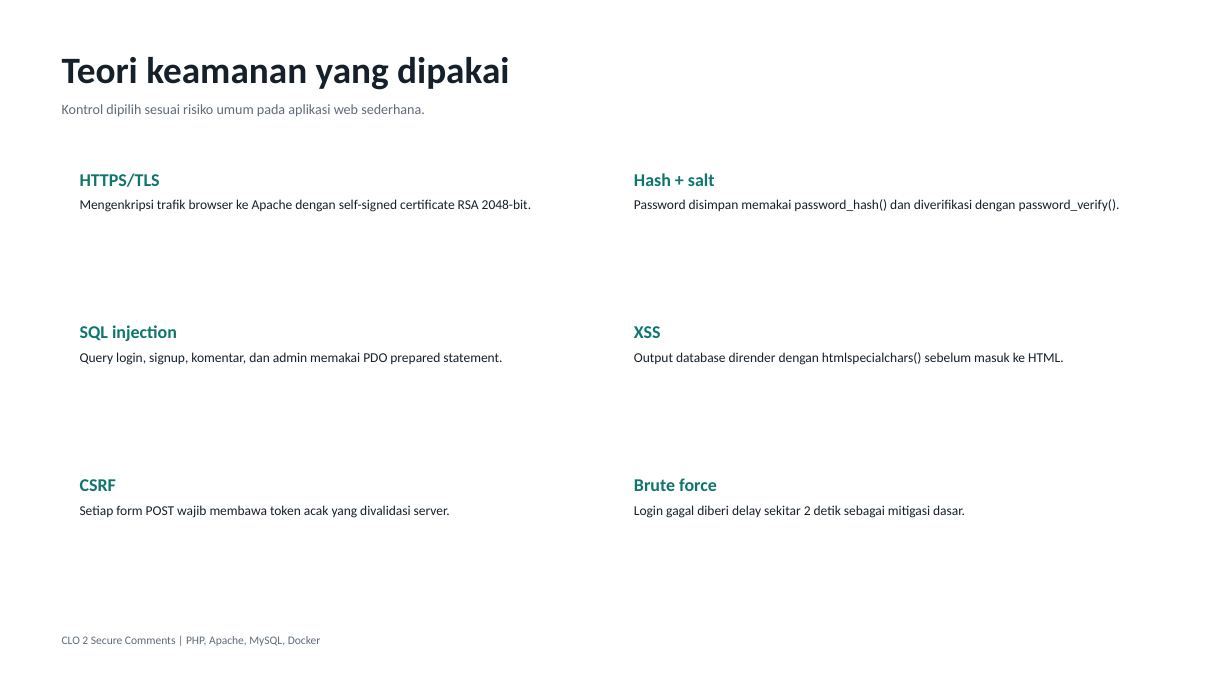
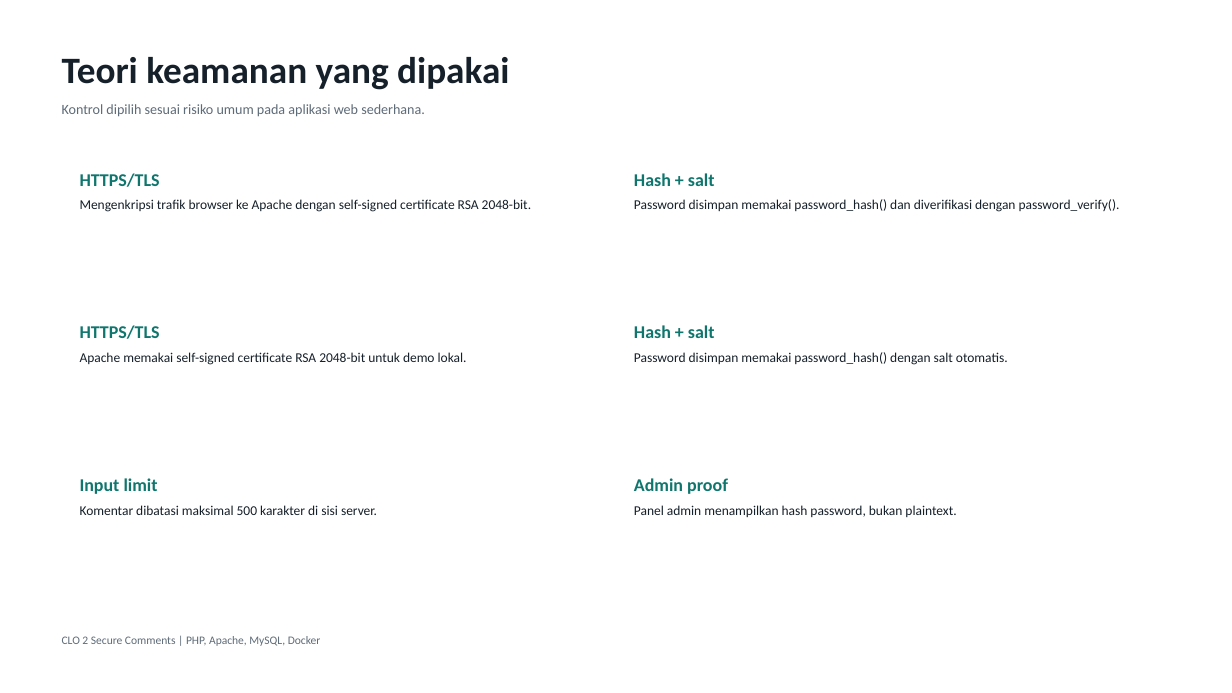
Before and after one commit to ArdeezYy/mawang_clo2, a slide deck: slide 3 of presentation/output/CLO2_Secure_Comments.pptx. Drawn at 1232x693 pixels with LibreOffice and Linux fonts; fonts in the diff are those of the drawing. Boxes give left, top, right and bottom in pixels: in the first picture for what was removed or moved away, otherwise in the second. Text is boxed around its words. In the diff, an @@ line names an element or a change of style, - is before the commit and + after.

```diff
--- a/presentation/output/CLO2_Secure_Comments.pptx
+++ b/presentation/output/CLO2_Secure_Comments.pptx
@@ text at (80, 325, 160, 339): text changed @@
-SQL injection
+HTTPS/TLS
@@ text at (634, 325, 715, 338): text changed @@
-XSS
+Hash + salt
@@ text at (80, 352, 467, 365): text changed @@
-Query login, signup, komentar, dan admin memakai PDO prepared statement.
+Apache memakai self-signed certificate RSA 2048-bit untuk demo lokal.
@@ text at (634, 352, 1008, 365): text changed @@
-Output database dirender dengan htmlspecialchars() sebelum masuk ke HTML.
+Password disimpan memakai password_hash() dengan salt otomatis.
@@ text at (80, 478, 158, 494): text changed @@
-CSRF
+Input limit
@@ text at (634, 478, 728, 494): text changed @@
-Brute force
+Admin proof
@@ text at (80, 505, 377, 515): text changed @@
-Setiap form POST wajib membawa token acak yang divalidasi server.
+Komentar dibatasi maksimal 500 karakter di sisi server.
@@ text at (634, 505, 956, 517): text changed @@
-Login gagal diberi delay sekitar 2 detik sebagai mitigasi dasar.
+Panel admin menampilkan hash password, bukan plaintext.
```
Also in this commit, not shown: 4 other slides changed, 1 slide added, 1 slide removed, 13 other files.
